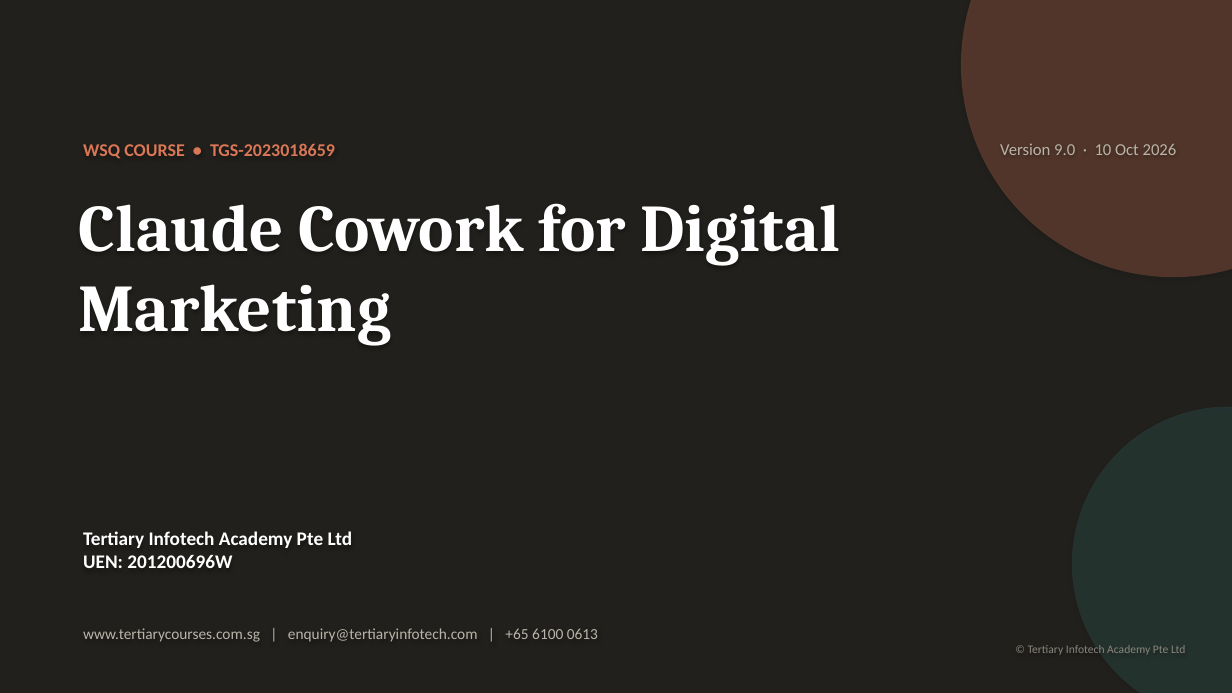
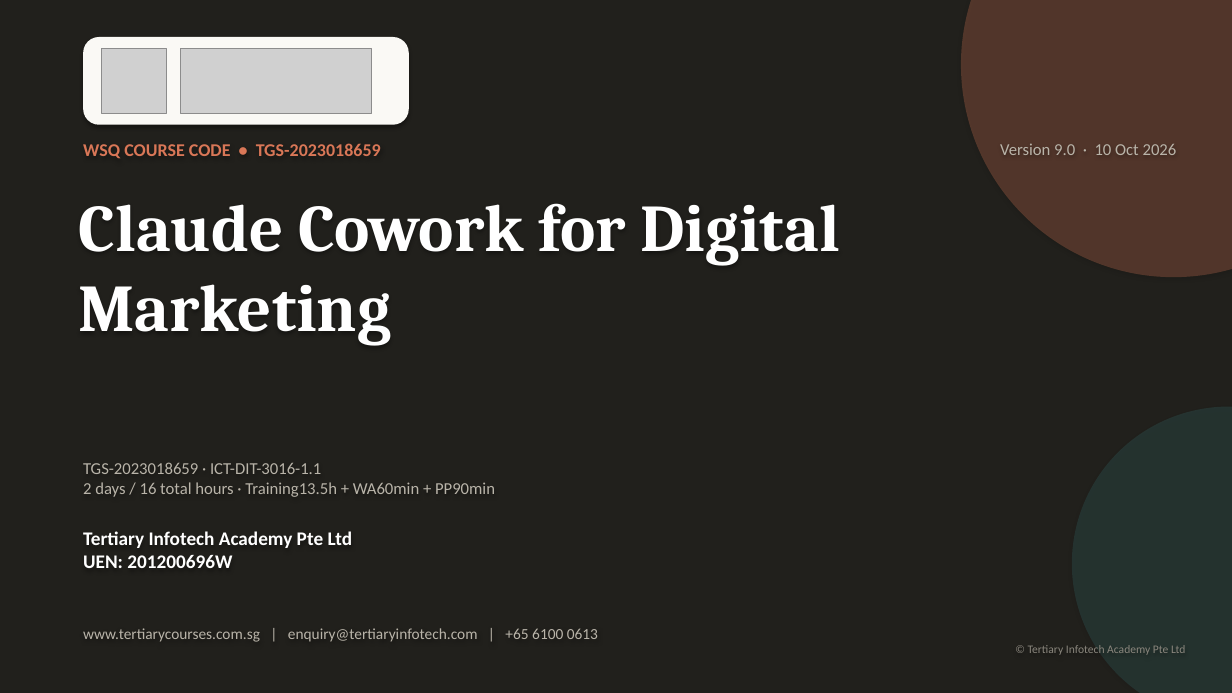
Before and after one commit to tertiarycourses/TGS-2023018659-Claude-Cowork-for-Digital-Marketing, a slide deck: slide 1 of courseware/Claude Cowork for Digital Marketing-v9.0.pptx. Drawn at 1232x693 pixels with LibreOffice and Linux fonts; fonts in the diff are those of the drawing; grey boxes stand for pictures. Boxes give left, top, right and bottom in pixels: in the first picture for what was removed or moved away, otherwise in the second. Text is boxed around its words. In the diff, an @@ line names an element or a change of style, - is before the commit and + after.

```diff
--- a/courseware/Claude Cowork for Digital Marketing-v9.0.pptx
+++ b/courseware/Claude Cowork for Digital Marketing-v9.0.pptx
@@ rounded rectangle added at (x1=83, y1=37, x2=409, y2=125), fill #FAF9F5 @@
@@ picture added at (x1=102, y1=49, x2=166, y2=114) @@
@@ picture added at (x1=180, y1=49, x2=372, y2=114) @@
@@ text at (x1=83, y1=143, x2=381, y2=159): text changed @@
-WSQ COURSE • TGS-2023018659
+WSQ COURSE CODE • TGS-2023018659
@@ text added at (x1=83, y1=462, x2=495, y2=497), 13 pt, text #B9B4A9 @@
+TGS-2023018659 · ICT-DIT-3016-1.1
+2 days / 16 total hours · Training13.5h + WA60min + PP90min
```
Also in this commit, not shown: 1 other file.
